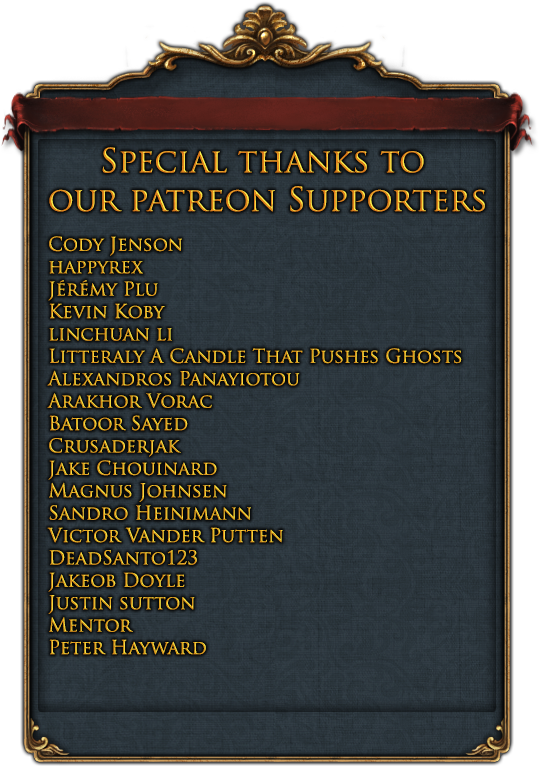
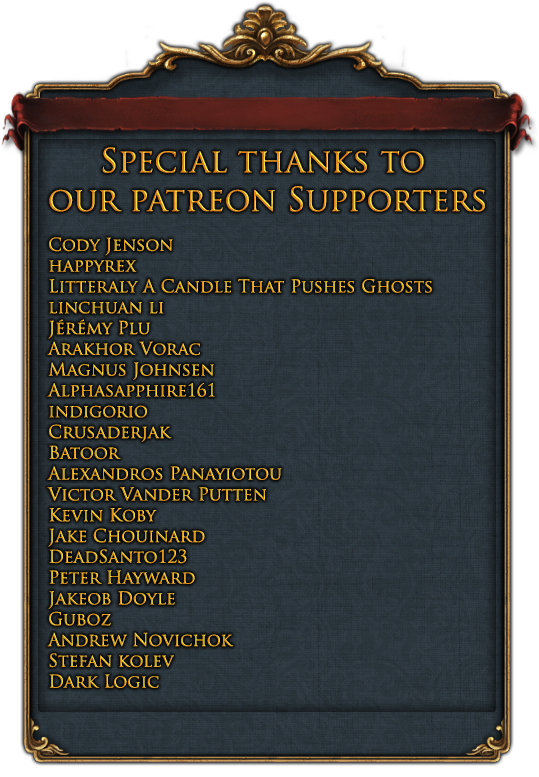
Layered file, before and after one edit (539px x 777px). Changes by layer:
painted on "Supporters" over (47, 236, 462, 688)
